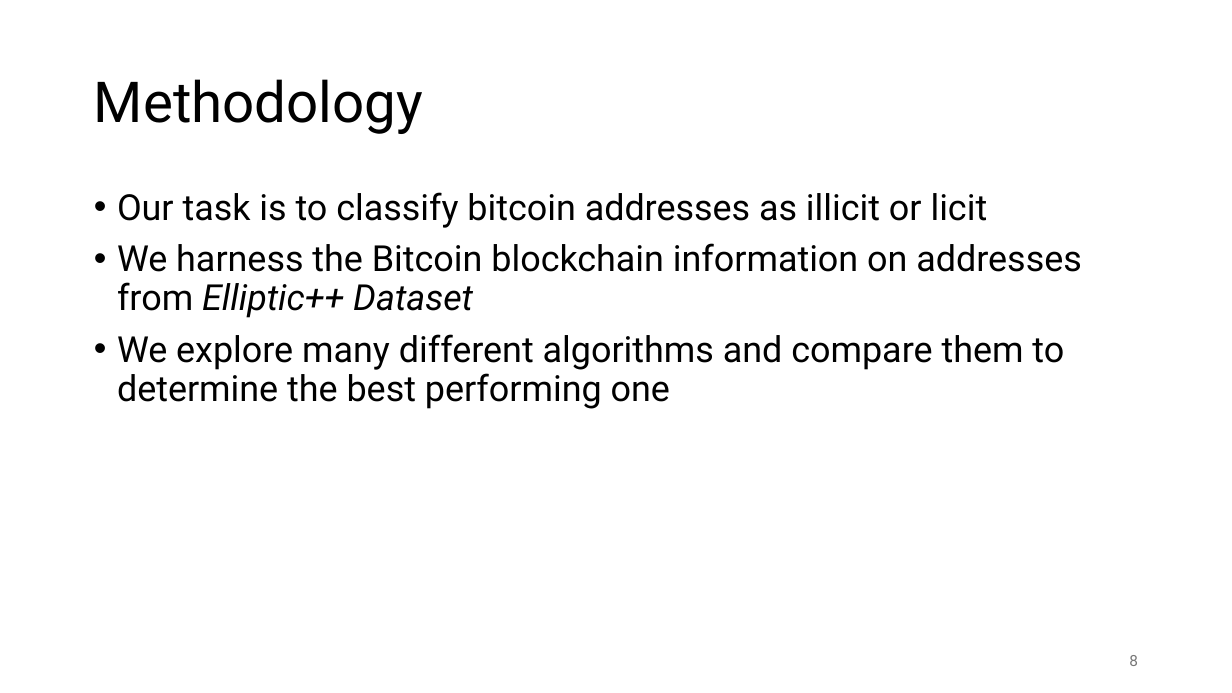
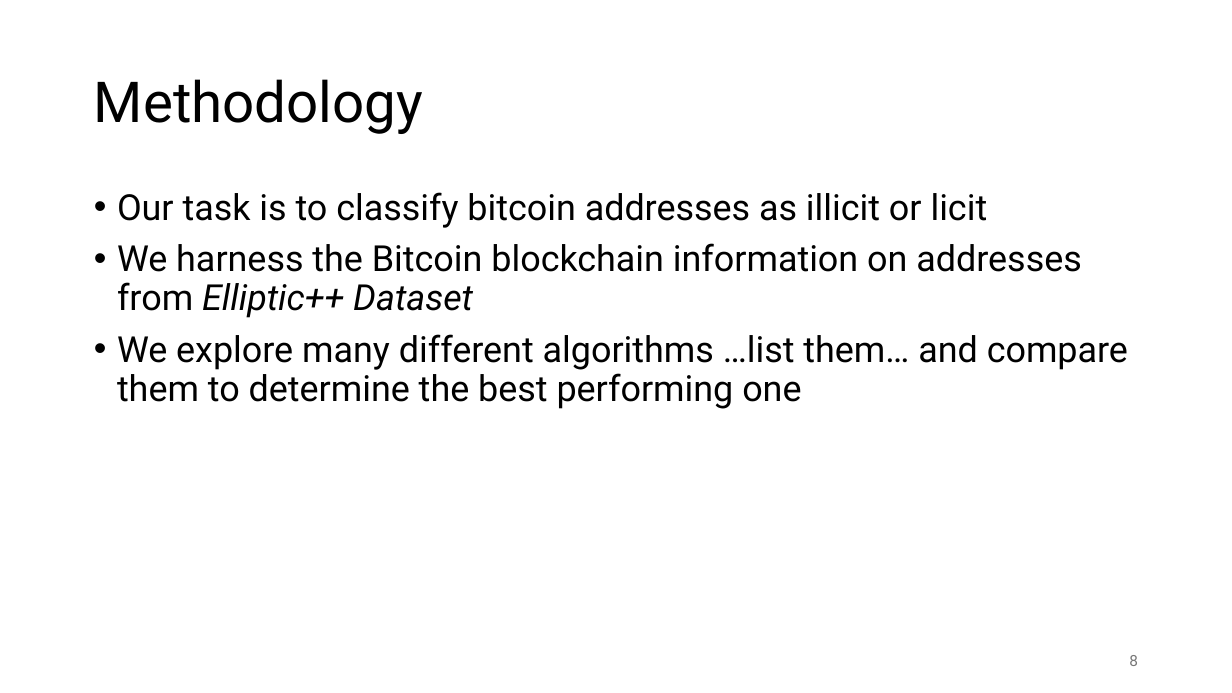
Before and after one commit to LucasBerzuk/DATA3010Project, a slide deck: slide 8 of Nov28_presentation.pptx. Drawn at 1232x693 pixels with LibreOffice and Linux fonts; fonts in the diff are those of the drawing. Boxes give left, top, right and bottom in pixels: in the first picture for what was removed or moved away, otherwise in the second. Text is boxed around its words. In the diff, an @@ line names an element or a change of style, - is before the commit and + after.

Commit message:
pp

```diff
--- a/Nov28_presentation.pptx
+++ b/Nov28_presentation.pptx
@@ text at [117, 334, 1128, 409]: text changed @@
-• We explore many different algorithms and compare them to determine the best performing one
+• We explore many different algorithms …list them… and compare them to determine the best performing one
```
